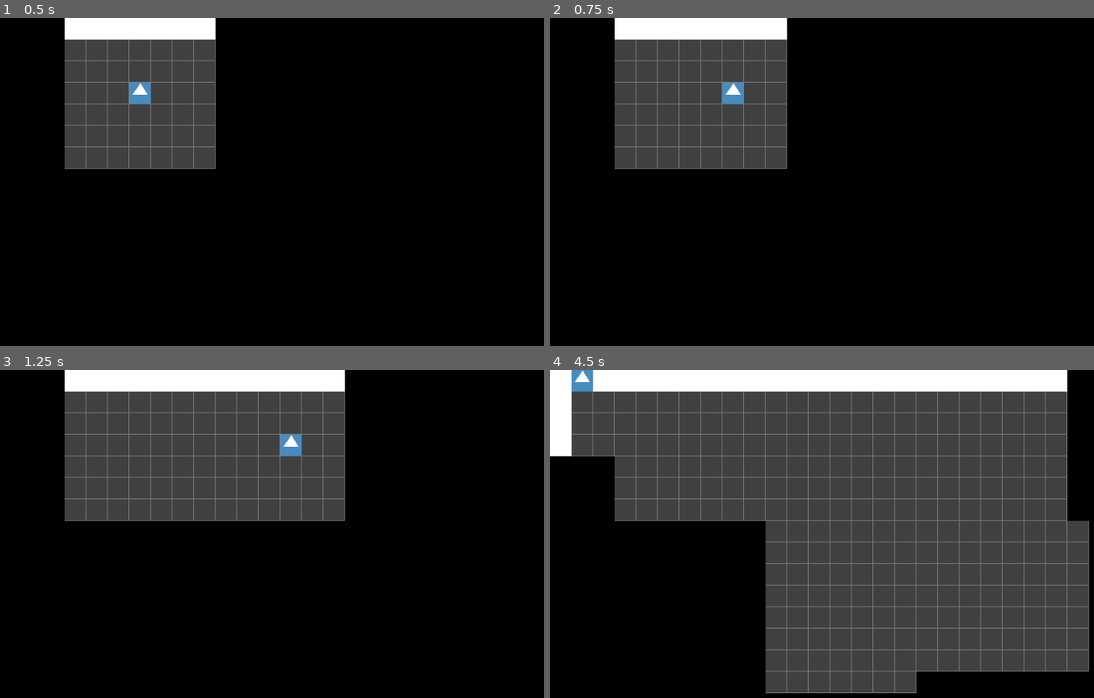
Above: before the commit, frames 1-4 (two rows, left to right).
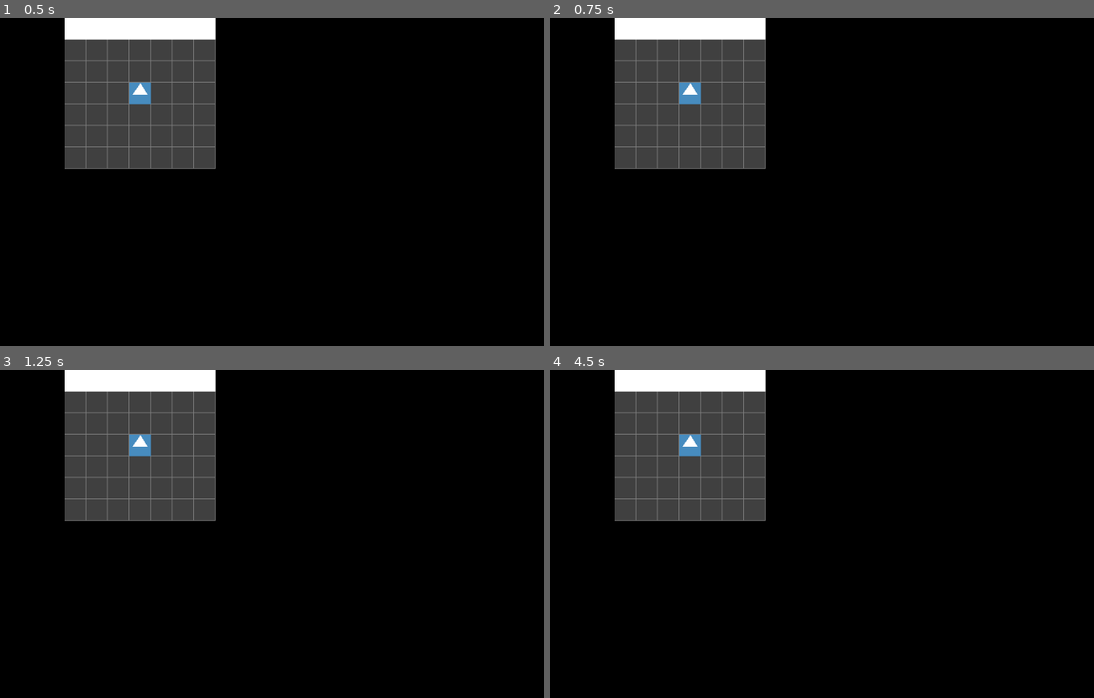
Above: after the commit, the same moments.

Repository: deengames-prototypes/roguelike-base
Game: Godot game, scene res://contexts/core/scenes/NavigateDungeonScene.tscn
Two runs of this game, one before a commit and one after it. Both use one fixed random seed, a clock stepped at 60 frames per second and the inputs below. The engine's default icon, where the game draws it, is replaced by a stand-in: a white triangle on a blue panel in a dark square.
Inputs:
- Up to frame 1 (0.5 s): no input
- Up to frame 2 (0.75 s): tap Enter at 0.5 s; hold Right (ui_right) from 0.53 s (still down)
- Up to frame 3 (1.25 s): keep holding Right (ui_right)
- Up to frame 4 (4.5 s): release Right (ui_right) at 1.28 s; hold Down (ui_down) 1.28-2.03 s; hold Right (ui_right) 2.03-2.78 s; hold Up (ui_up) 2.78-3.53 s; hold Left (ui_left) from 3.53 s (still down)

Frame 1 is identical in both runs. In frame 2, 2.4% of the frame differs, in the area x 23-44%, y 0-47%; in frame 3, 11%; in frame 4, 58%, in the area x 0-100%, y 0-99%.

Commit message:
More bugs, can't verify tile-based collision...

Diff:
--- a/source/contexts/core/scripts/systems/player_movement_system.gd
+++ b/source/contexts/core/scripts/systems/player_movement_system.gd
@@ -27,6 +27,14 @@
 	if not _tile_data.is_in_bounds(coordinates):
 		return false
 
+	########### TODO: DELETE
+	if typeof(_tile_data.get_at(coordinates)) != TYPE_STRING:
+		push_error("tile data at %s is a non-string %s" % [coordinates, _tile_data.get_at(coordinates)])
+		return false
+
+	if not "ground" in _tile_data.get_at(coordinates):
+		return false
+
 	if _entity_data.has(coordinates):
 		return false # occupied
 
